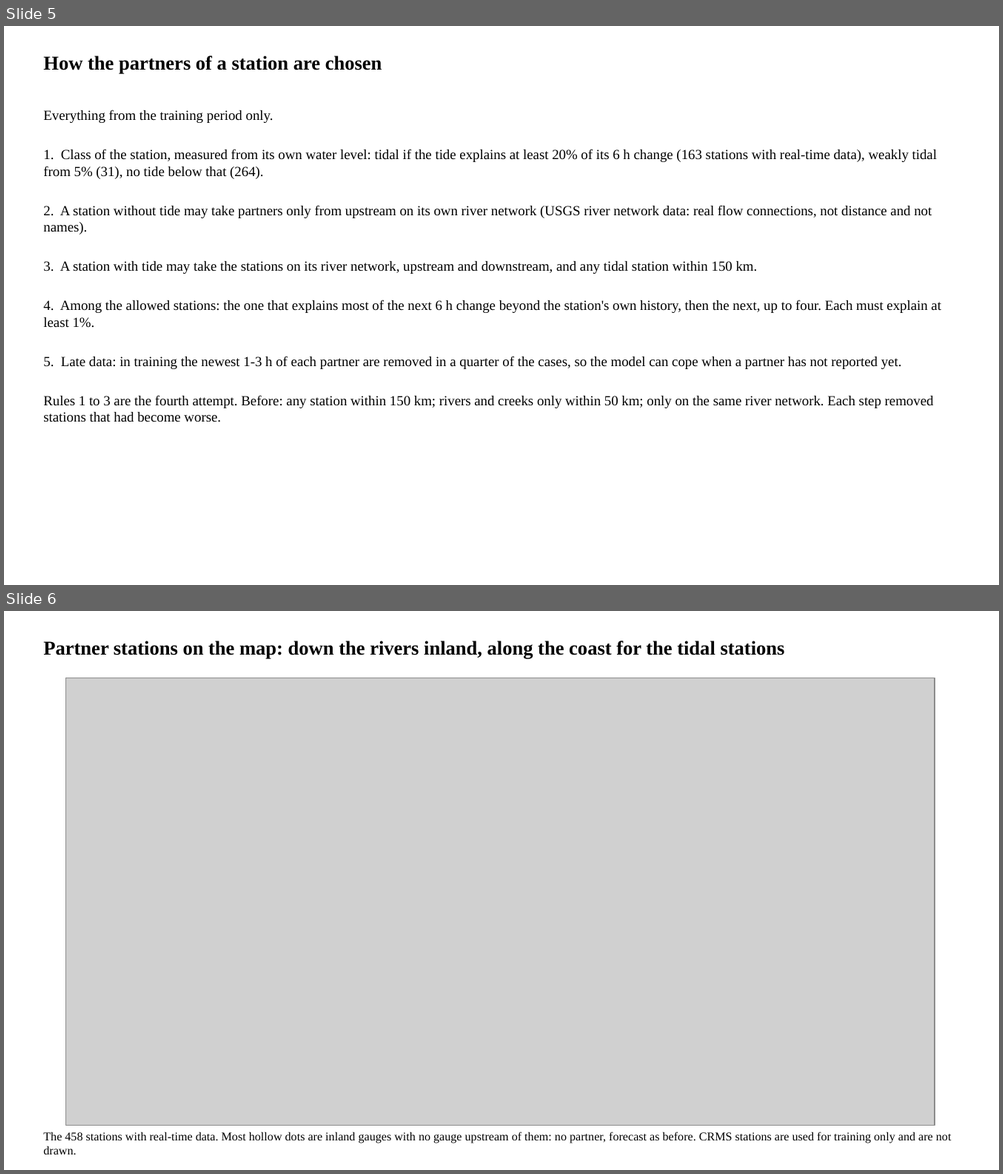
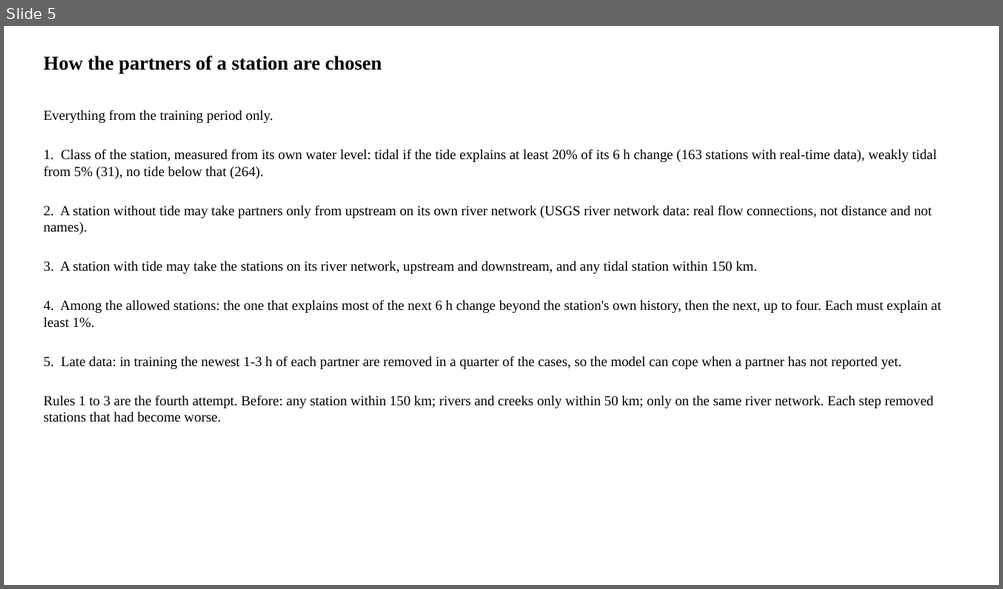
Before and after one commit to LaurenW1997/subdomainLSTM, a slide deck: deliverables/34_since_meeting.pptx. Shown one above the other, each under a label of ours: slides 5 and 6 before the commit, slide 5 after it. The pictures are 1003x1174 and 1003x589 pixels, drawn with LibreOffice and Linux fonts; fonts in the diff are those of the drawing; grey boxes stand for pictures. Boxes give left, top, right and bottom in pixels: in the first picture for what was removed or moved away, otherwise in the second. Text is boxed around its words. In the diff, an @@ line names an element or a change of style, - is before the commit and + after.

```diff
--- a/deliverables/34_since_meeting.pptx
+++ b/deliverables/34_since_meeting.pptx
@@ slide 6 removed at (4,611,999,1170), background #FFFFFF @@
@@ text removed at (43,641,785,659) @@
-Partner stations on the map: down the rivers inland, along the coast for the tidal stations
@@ picture removed at (66,678,934,1126) @@
@@ text removed at (43,1132,951,1156) @@
-The 458 stations with real-time data. Most hollow dots are inland gauges with no gauge upstream of them: no partner, forecast as before. CRMS stations are used for training only and are not drawn.
```
Also in this commit, not shown: 1 slide changed, 2 slides added, 3 other files.
